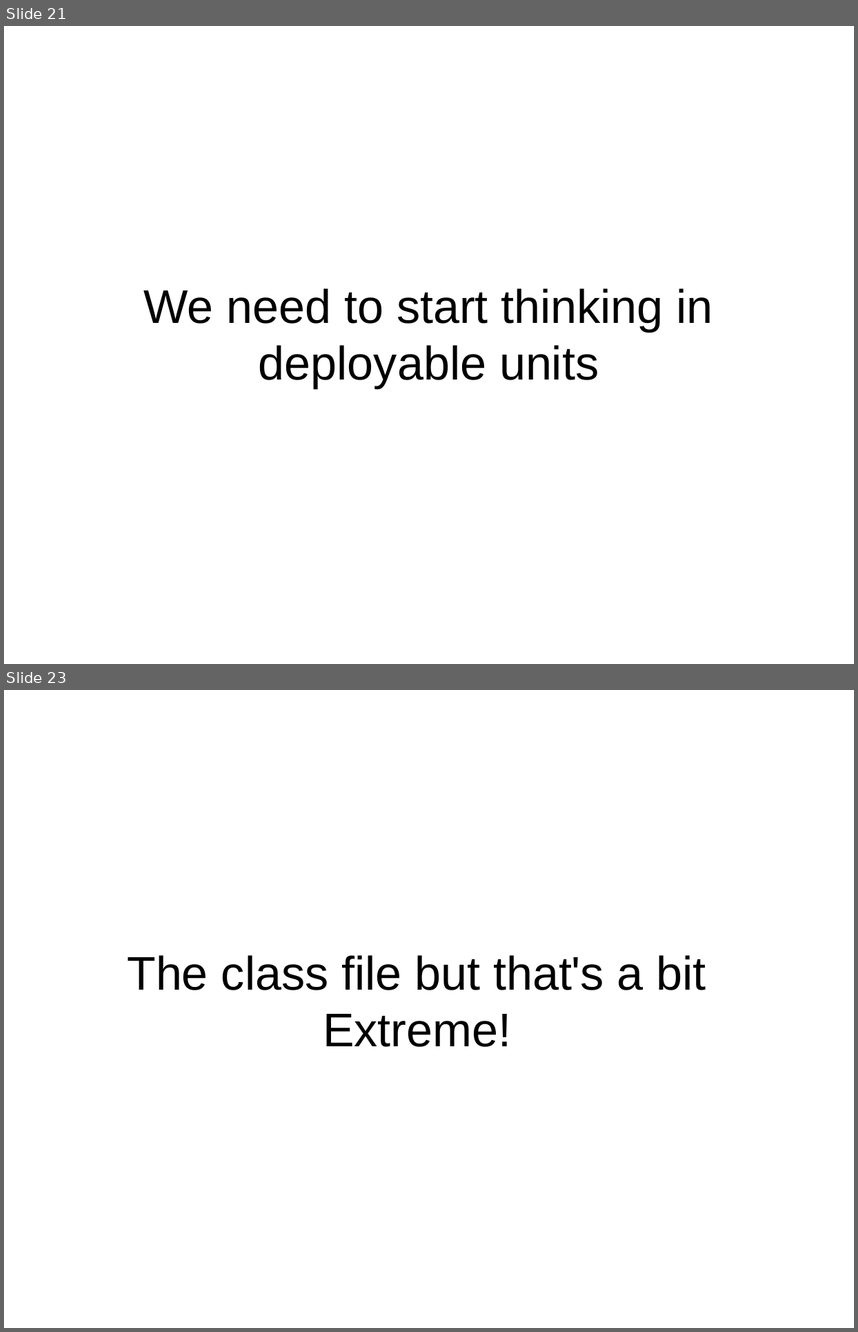
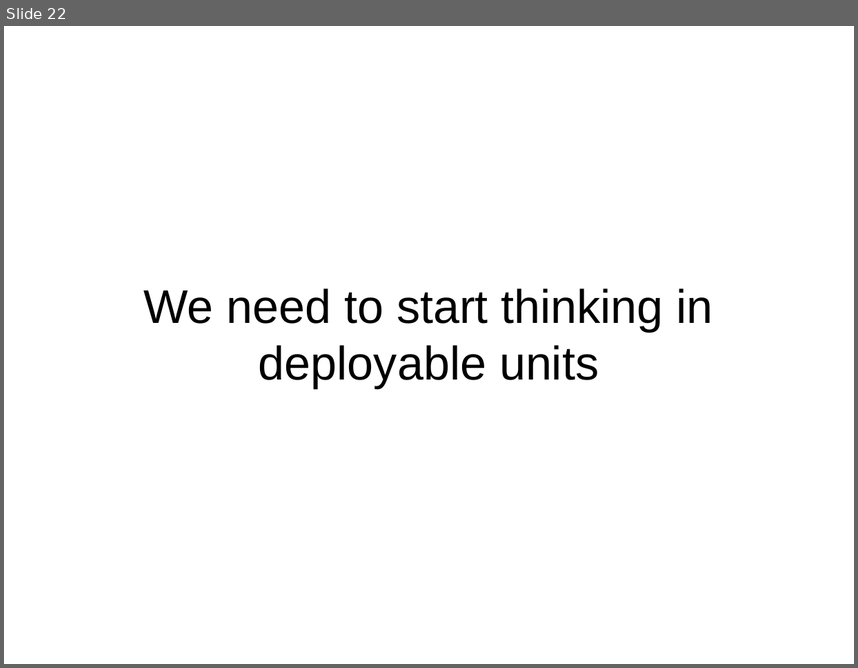
Before and after one commit to bobpaulin/whats-my-modularity, a slide deck: presentation/WhatsMyModularity.odp. Shown one above the other, each under a label of ours: slides 21 and 23 before the commit, slide 22 after it; the slides between them are not shown. The pictures are 858x1332 and 858x668 pixels, drawn with LibreOffice and Linux fonts; fonts in the diff are those of the drawing. Boxes give left, top, right and bottom in pixels: in the first picture for what was removed or moved away, otherwise in the second. Text is boxed around its words. In the diff, an @@ line names an element or a change of style, - is before the commit and + after.

```diff
--- a/presentation/WhatsMyModularity.odp
+++ b/presentation/WhatsMyModularity.odp
@@ slide 23 removed at (4, 690, 854, 1328), background #FFFFFF @@
@@ title removed at (127, 955, 706, 1047) @@
-The class file but that's a bit Extreme!
@@ what was slide 21 is now slide 22 @@
```
Also in this commit, not shown: 3 slides changed, 3 slides added, 2 other slides removed, 2 other files.
